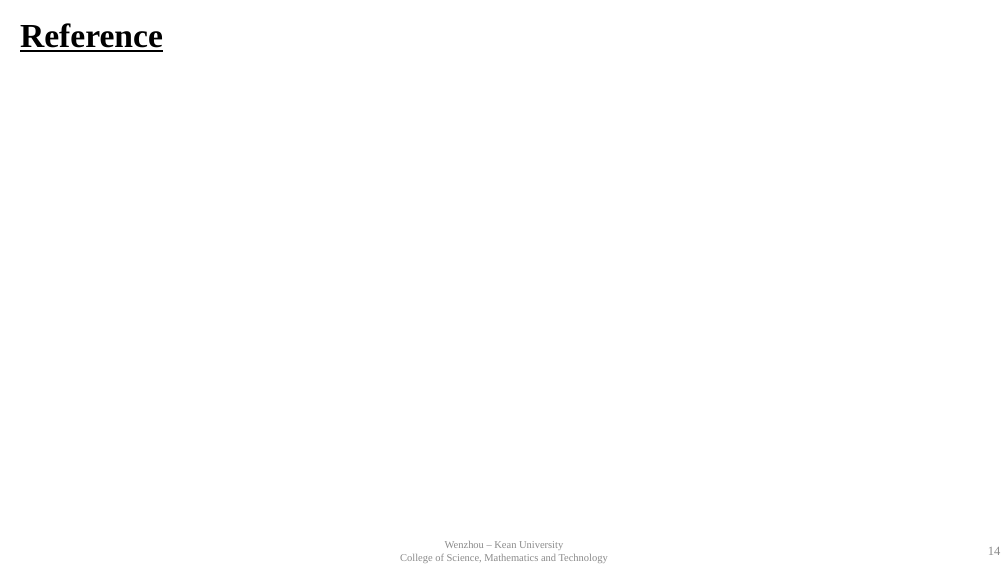
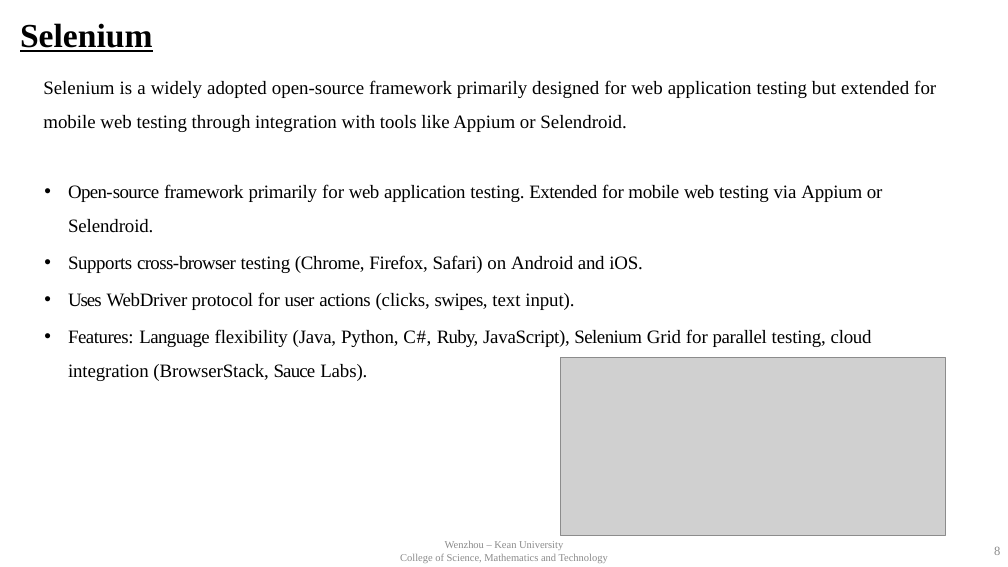
Before and after one commit to baocheng1989/sqa_paper, a slide deck: slide 8 of presentation.pptx (slide 14 before the commit). Drawn at 1008x567 pixels with LibreOffice and Linux fonts; fonts in the diff are those of the drawing; grey boxes stand for pictures; background and template pictures are left out. Boxes give left, top, right and bottom in pixels: in the first picture for what was removed or moved away, otherwise in the second. Text is boxed around its words. In the diff, an @@ line names an element or a change of style, - is before the commit and + after.

```diff
--- a/presentation.pptx
+++ b/presentation.pptx
@@ title at (20, 23, 152, 52): text changed @@
-Reference
+Selenium
@@ text added at (43, 80, 936, 381), 18 pt, text #000000 @@
+Selenium is a widely adopted open-source framework primarily designed for web application testing but extended for mobile web testing through integration with tools like Appium or Selendroid.
+• Open-source framework primarily for web application testing. Extended for mobile web testing via Appium or Selendroid.
+• Supports cross-browser testing (Chrome, Firefox, Safari) on Android and iOS.
+• Uses WebDriver protocol for user actions (clicks, swipes, text input).
+• Features: Language flexibility (Java, Python, C#, Ruby, JavaScript), Selenium Grid for parallel testing, cloud integration (BrowserStack, Sauce Labs).
@@ picture added at (560, 358, 945, 536) @@
@@ page number at (994, 547, 1000, 555): text changed @@
-14
+8
```
Also in this commit, not shown: 9 other slides changed, 3 slides added, 2 other files.
